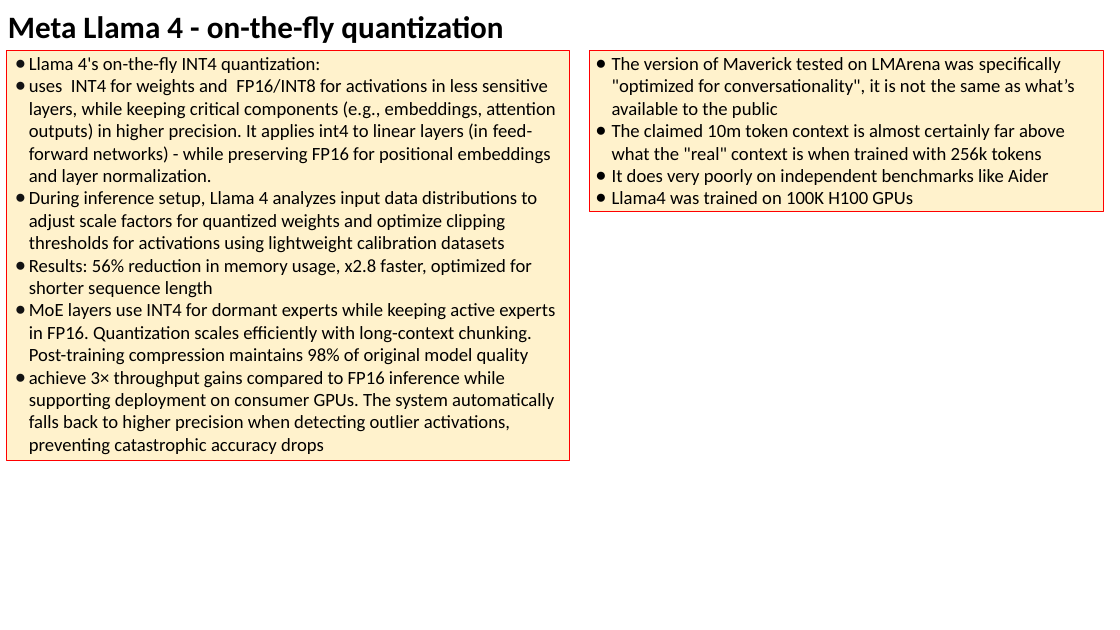
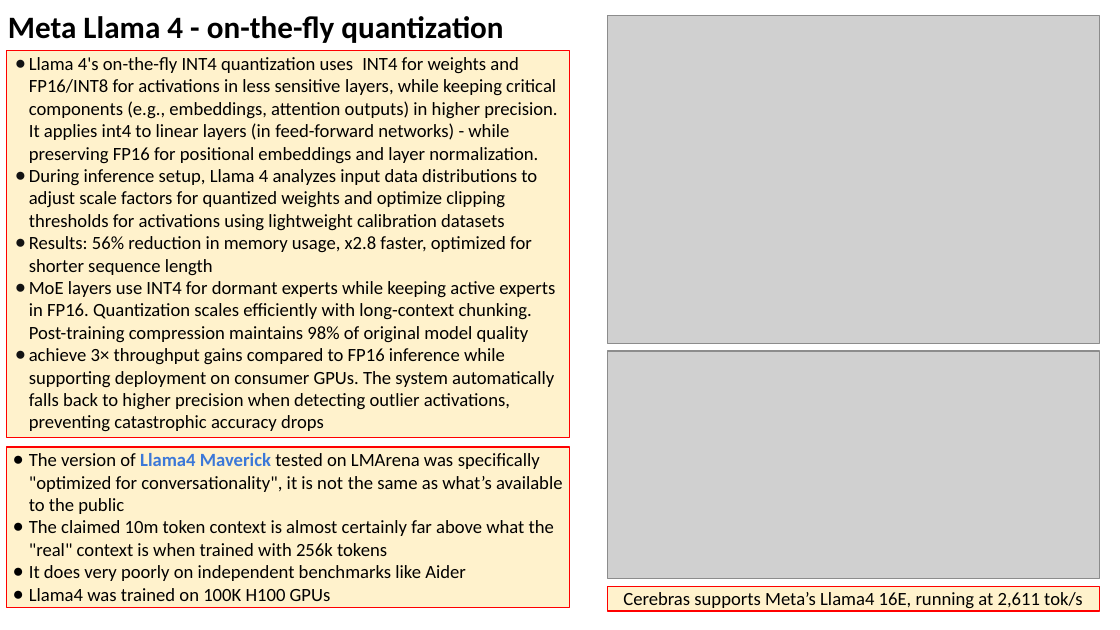
Before and after one commit to lselector/seminar, a slide deck: slide 4 of 2025/2025-04-11-AI-Updates.pptx. Drawn at 1120x630 pixels with LibreOffice and Linux fonts; fonts in the diff are those of the drawing; grey boxes stand for pictures. Boxes give left, top, right and bottom in pixels: in the first picture for what was removed or moved away, otherwise in the second. Text is boxed around its words. In the diff, an @@ line names an element or a change of style, - is before the commit and + after.

```diff
--- a/2025/2025-04-11-AI-Updates.pptx
+++ b/2025/2025-04-11-AI-Updates.pptx
@@ picture added at bbox=[608, 16, 1100, 343] @@
@@ rectangle "Llama 4's on-the-fly INT4 quantization ...": place and size @@
-rectangle "Llama 4's on-the-fly INT4 quantization ..." at bbox=[7, 50, 569, 460]
+rectangle "Llama 4's on-the-fly INT4 quantization ..." at bbox=[7, 50, 569, 437]
@@ text in rectangle at bbox=[29, 57, 557, 164]: text changed @@
-● Llama 4's on-the-fly INT4 quantization:
-● uses INT4 for weights and FP16/INT8 for activations in less sensitive layers, while keeping critical components (e.g., embeddings, attention outputs) in higher precision. It applies int4 to linear layers (in feed-forward networks) - while preserving FP16 for positional embeddings and layer normalization.
+● Llama 4's on-the-fly INT4 quantization uses INT4 for weights and FP16/INT8 for activations in less sensitive layers, while keeping critical components (e.g., embeddings, attention outputs) in higher precision. It applies int4 to linear layers (in feed-forward networks) - while preserving FP16 for positional embeddings and layer normalization.
@@ picture added at bbox=[608, 351, 1100, 578] @@
@@ rectangle "The version of Llama4 Maverick ...": place and size @@
-rectangle "The version of Llama4 Maverick ..." at bbox=[589, 50, 1103, 211]
+rectangle "The version of Llama4 Maverick ..." at bbox=[7, 447, 569, 607]
@@ text in rectangle at bbox=[29, 453, 563, 514]: text changed @@
-● The version of Maverick tested on LMArena was specifically "optimized for conversationality", it is not the same as what’s available to the public
+● The version of Llama4 Maverick tested on LMArena was specifically "optimized for conversationality", it is not the same as what’s available to the public
@@ rectangle added at bbox=[608, 586, 1100, 610], fill #FFF2CC, outline #FF0000 0.75 pt, 12 pt, text #000000 @@
+Cerebras supports Meta’s Llama4 16E, running at 2,611 tok/s
```
Also in this commit, not shown: 12 other slides changed, 5 slides added, 1 slide removed.
